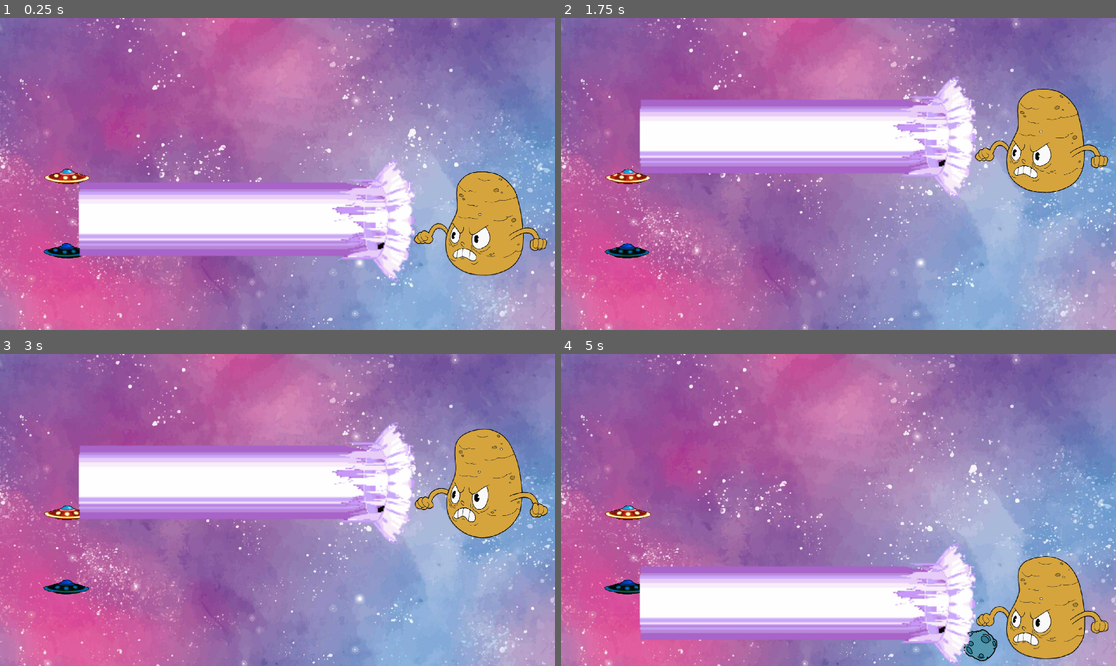
Above: before the commit, frames 1-4 (two rows, left to right).
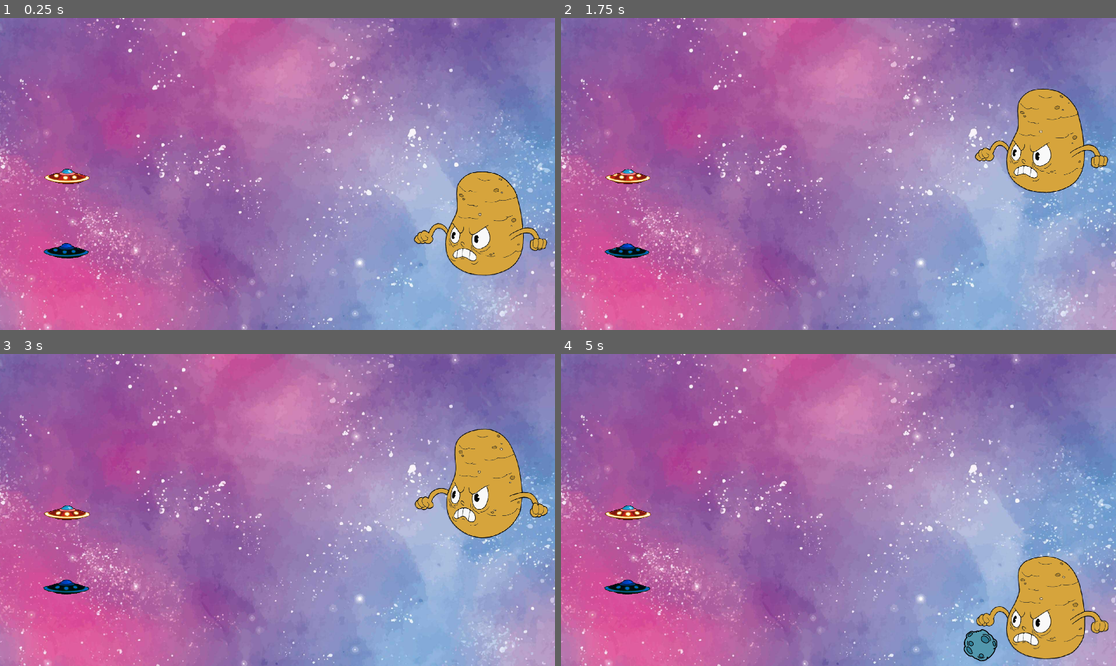
Above: after the commit, the same moments.

Repository: Vynrae06/Space_Shooter
Game: Godot game, scene res://levels/level_easy.tscn
Same seed, same stepped clock (60 frames per second), same inputs: the game is played once before the commit and once after it.
Inputs:
- Up to frame 1 (0.25 s): no input
- Up to frame 2 (1.75 s): no input
- Up to frame 3 (3 s): no input
- Up to frame 4 (5 s): no input

The runs differ from the first frame. In frame 1, 15% of the frame differs, in the area x 14-75%, y 38-85%; in frame 2, 14%; in frame 3, 14%; in frame 4, 15%, in the area x 14-75%, y 54-100%.

Commit message:
Special Attack V1
Connected hitting a hurtbox to charging up a player's special

Diff:
--- a/bosses/boss_ufo.gd
+++ b/bosses/boss_ufo.gd
@@ -17,12 +17,14 @@
 	CAN_ATTACK = false
 	$HorizontalAttackLength.start()
 	$OscillationMovementComponent.set_process(false)
+	$BossAttackHorizontal/BossAttackSprite.visible = true
 	$BossAttackHorizontal/AnimationPlayer.play("laser_beam")
 	# TODO: Turn the collider on at a frame of the attack
 
 func _on_basic_attack_length_timer_timeout():
 	$BossAttackHorizontal/AnimationPlayer.stop()
 	$HorizontalAttackCooldown.start()
+	$BossAttackHorizontal/BossAttackSprite.visible = false
 	$OscillationMovementComponent.set_process(true)
 
 func _on_basic_attack_cooldown_timer_timeout():
--- a/components/boss_attack_component.tscn
+++ b/components/boss_attack_component.tscn
@@ -7,6 +7,7 @@
 [node name="Duration" type="Timer" parent="."]
 
 [node name="BossAttackSprite" type="Sprite2D" parent="."]
+visible = false
 
 [node name="AnimationPlayer" type="AnimationPlayer" parent="."]
 
--- a/player/player.gd
+++ b/player/player.gd
@@ -6,6 +6,7 @@
 
 var PROJECTILE_BASIC_SCENE: PackedScene = preload("res://player/projectile_basic.tscn")
 var CAN_SHOOT: bool = true
+var SPECIAL_CHARGE: int = 0
 
 func _ready():
 	$AnimatedSprite2D.play("idle")
@@ -27,6 +28,7 @@
 	if Input.is_joy_button_pressed(PLAYER_INDEX, JOY_BUTTON_B) and CAN_SHOOT:
 		var spawned_projectile = PROJECTILE_BASIC_SCENE.instantiate() as Area2D
 		spawned_projectile.global_position = $ShotInstantiateMarker.global_position
+		spawned_projectile.connect("damage_dealt_signal", damage_dealt_signal_received)
 		$"../ProjectilesHolder".add_child(spawned_projectile)
 		$ShotTimer.start()
 		CAN_SHOOT = false
@@ -40,3 +42,7 @@
 
 func _on_death_area_entered(_area):
 	queue_free()
+
+func damage_dealt_signal_received():
+	SPECIAL_CHARGE += 1
+	print(SPECIAL_CHARGE)
--- a/player/projectile_basic.gd
+++ b/player/projectile_basic.gd
@@ -1,5 +1,7 @@
 extends Area2D
 class_name ProjectileBasic
+
+signal damage_dealt_signal
 
 @export var SPEED: float = 1000
 @export var DAMAGE: int = 1
@@ -13,5 +15,7 @@
 func _on_self_destruct_timer_timeout():
 	queue_free()
 
-func _on_area_entered(_area):
+func _on_area_entered(_area: Area2D):
+	if _area is HurtBoxComponent:
+		damage_dealt_signal.emit()
 	queue_free()
